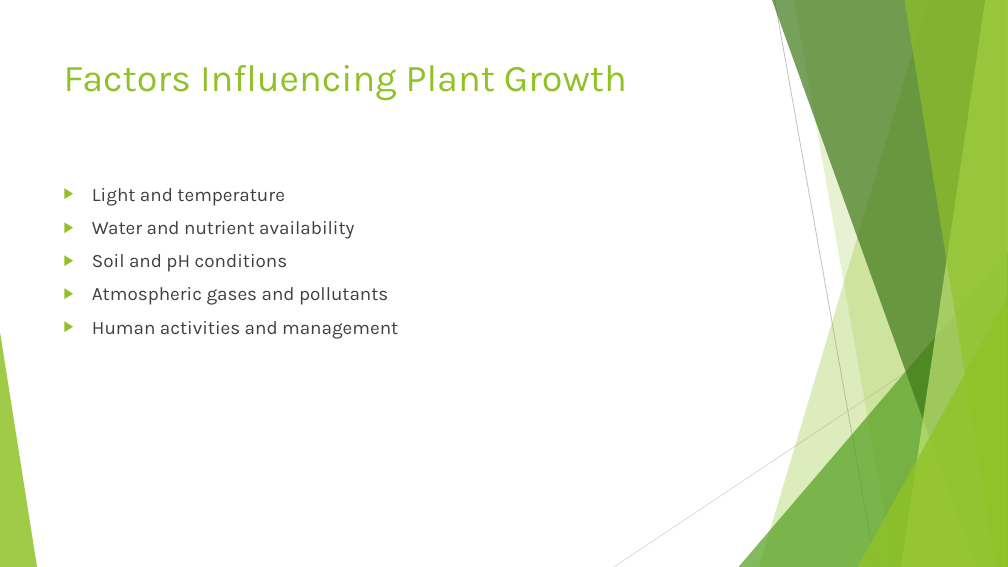
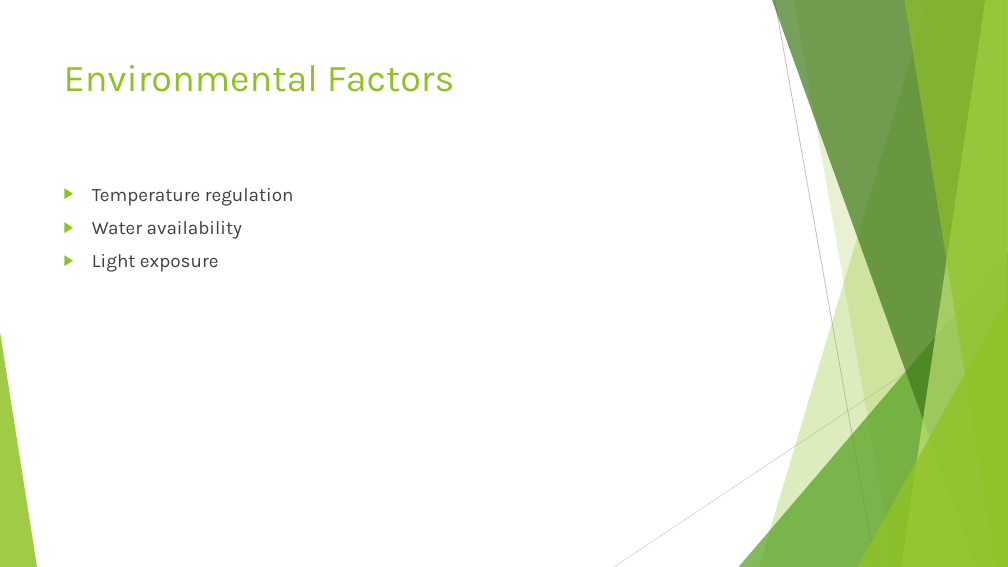
Before and after one commit to ammarmashal/ai-presentation-agent, a slide deck: slide 9 of my_presentation1.11.pptx. Drawn at 1008x567 pixels with LibreOffice and Linux fonts; fonts in the diff are those of the drawing. Boxes give left, top, right and bottom in pixels: in the first picture for what was removed or moved away, otherwise in the second. Text is boxed around its words. In the diff, an @@ line names an element or a change of style, - is before the commit and + after.

```diff
--- a/my_presentation1.11.pptx
+++ b/my_presentation1.11.pptx
@@ title at (x1=64, y1=65, x2=455, y2=92): text changed @@
-Factors Influencing Plant Growth
+Environmental Factors
@@ text at (x1=92, y1=188, x2=294, y2=272): text changed @@
-▶ Light and temperature
-▶ Water and nutrient availability
-▶ Soil and pH conditions
-▶ Atmospheric gases and pollutants
-▶ Human activities and management
+▶ Temperature regulation
+▶ Water availability
+▶ Light exposure
```
Also in this commit, not shown: 8 other slides changed, 4 slides added, 3 slides removed, 6 other files.
